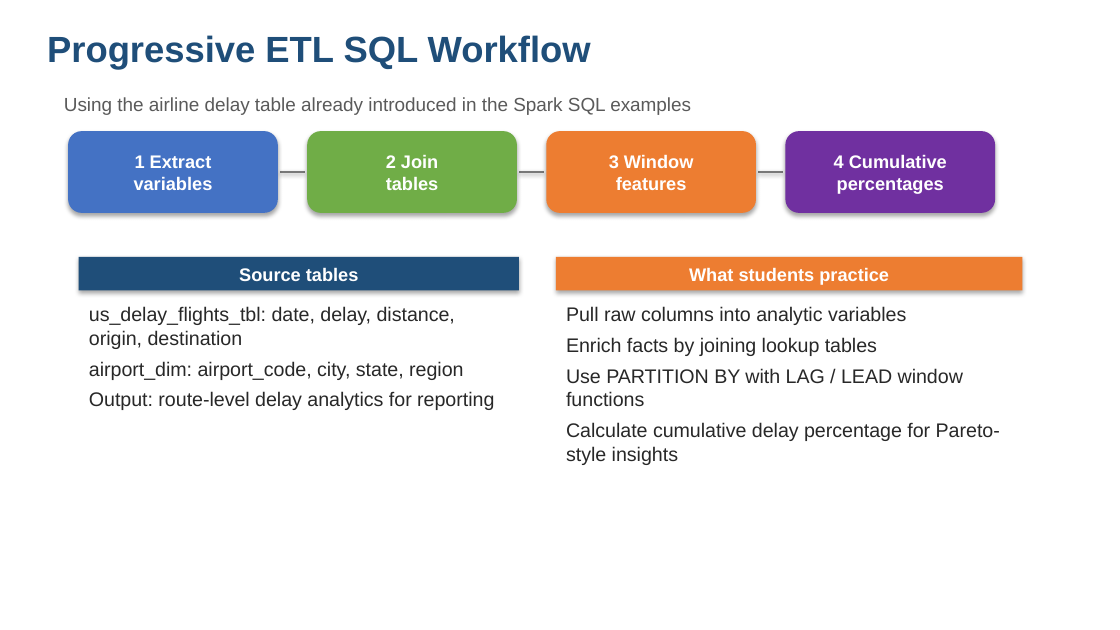
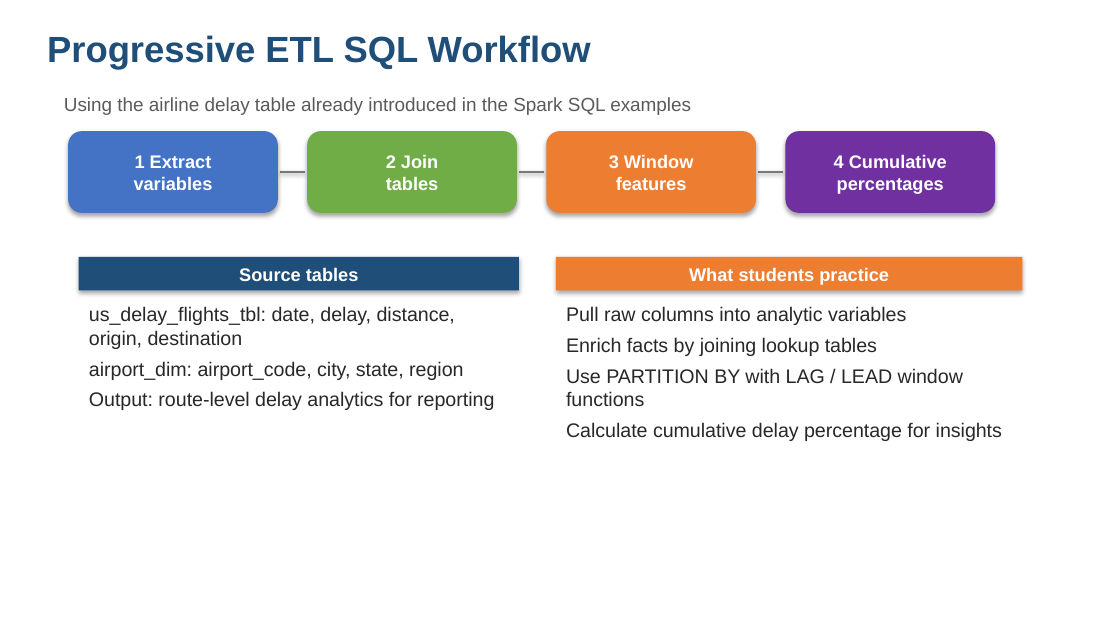
Before and after one commit to zhangyu027/UCI_Hadoop_Apache_Airflow, a slide deck: slide 35 of 02_Slides/M6_SparkSQL.pptx. Drawn at 1120x630 pixels with LibreOffice and Linux fonts; fonts in the diff are those of the drawing. Boxes give left, top, right and bottom in pixels: in the first picture for what was removed or moved away, otherwise in the second. Text is boxed around its words. In the diff, an @@ line names an element or a change of style, - is before the commit and + after.

```diff
--- a/02_Slides/M6_SparkSQL.pptx
+++ b/02_Slides/M6_SparkSQL.pptx
@@ text at box(566, 422, 1002, 441): text changed @@
-Calculate cumulative delay percentage for Pareto-style insights
+Calculate cumulative delay percentage for insights
```
Also in this commit, not shown: 6 other slides changed, 21 slides removed, 10 other files.
